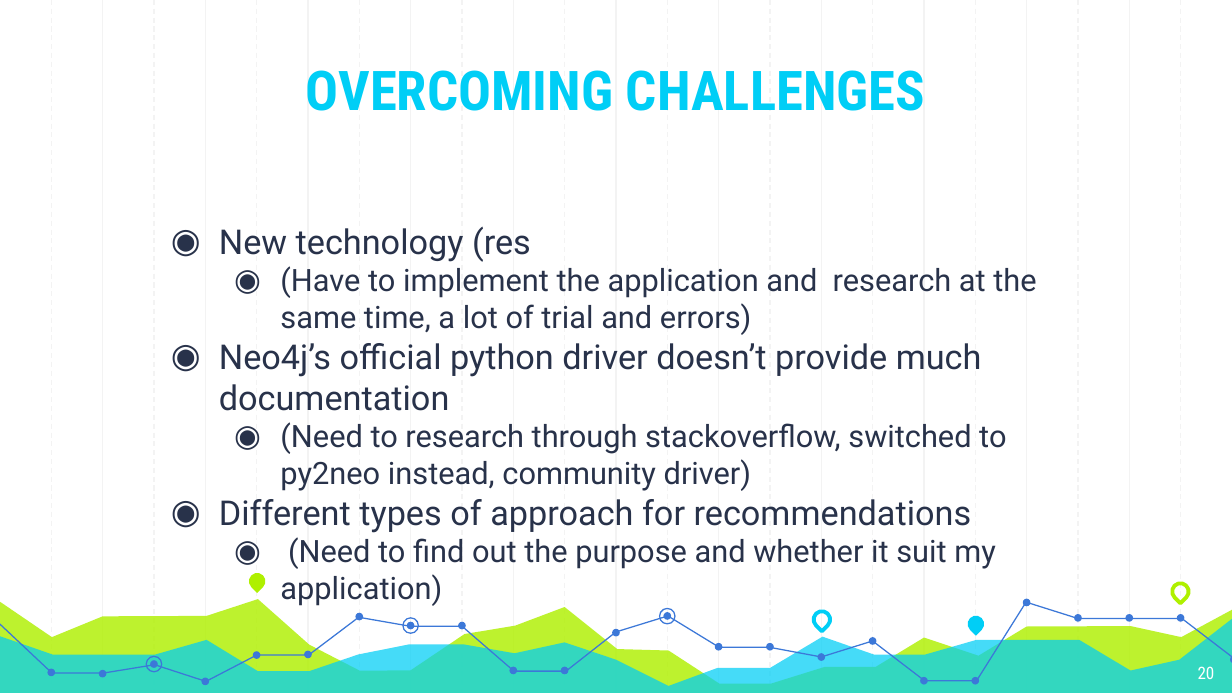
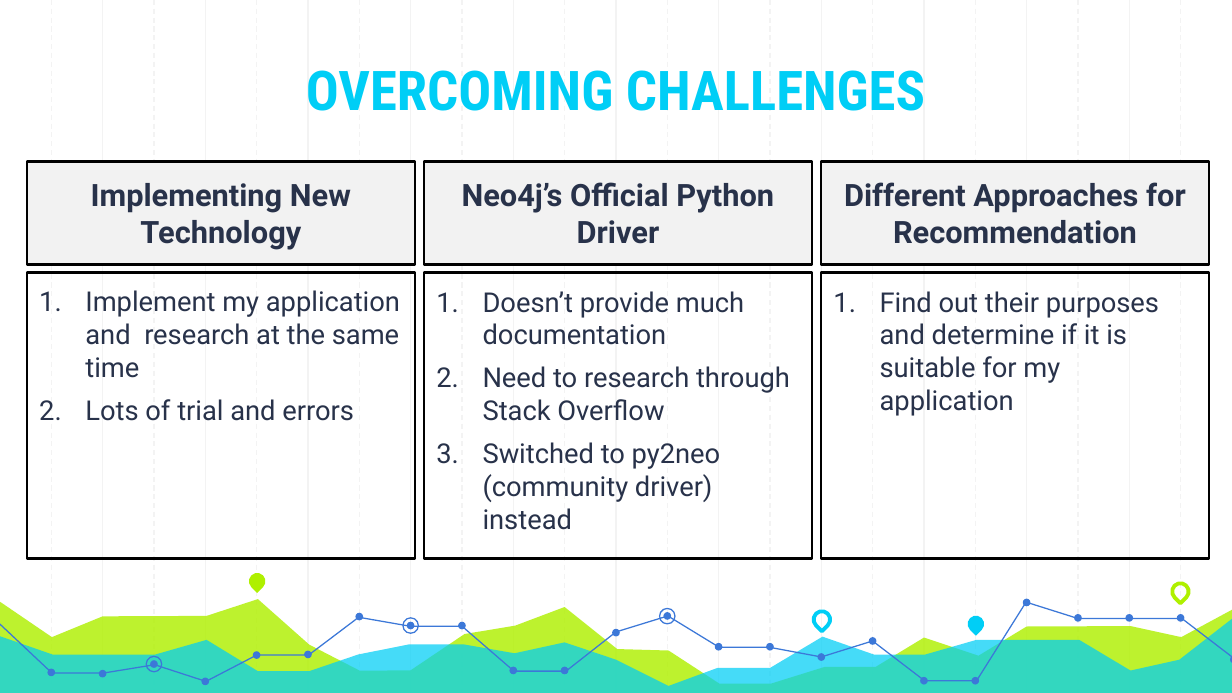
Before and after one commit to Andyayk/app, a slide deck: slide 20 of Graph Based Search Version 2.pptx. Drawn at 1232x693 pixels with LibreOffice and Linux fonts; fonts in the diff are those of the drawing. Boxes give left, top, right and bottom in pixels: in the first picture for what was removed or moved away, otherwise in the second. Text is boxed around its words. In the diff, an @@ line names an element or a change of style, - is before the commit and + after.

Commit message:
- update presentation

```diff
--- a/Graph Based Search Version 2.pptx
+++ b/Graph Based Search Version 2.pptx
@@ rectangle added at (27,161,415,265), fill #F2F2F2, outline #000000 1.5 pt, 18 pt, text #28324A, bold @@
+Implementing New Technology
@@ rectangle added at (424,161,812,265), fill #F2F2F2, outline #000000 1.5 pt, 18 pt, text #28324A, bold @@
+Neo4j’s Official Python Driver
@@ rectangle added at (821,161,1209,265), fill #F2F2F2, outline #000000 1.5 pt, 18 pt, text #28324A, bold @@
+Different Approaches for Recommendation
@@ text removed at (219,227,1036,606) @@
-◉ New technology (res
-  ◉ (Have to implement the application and research at the same time, a lot of trial and errors)
-◉ Neo4j’s official python driver doesn’t provide much documentation
-  ◉ (Need to research through stackoverflow, switched to py2neo instead, community driver)
-◉ Different types of approach for recommendations
-  ◉ (Need to find out the purpose and whether it suit my application)
@@ rectangle added at (27,272,415,558), outline #000000 1.5 pt, 16 pt, text #28324A @@
+1. Implement my application and research at the same time
+2. Lots of trial and errors
@@ text added at (424,272,812,558), outline #000000 1.5 pt, 16 pt, text #28324A @@
+1. Doesn’t provide much documentation
+2. Need to research through Stack Overflow
+3. Switched to py2neo (community driver) instead
@@ text added at (821,272,1209,558), outline #000000 1.5 pt, 16 pt, text #28324A @@
+1. Find out their purposes and determine if it is suitable for my application
@@ page number rewrapped from (1198,666,1215,679) to (1198,619,1215,623) @@
```
Also in this commit, not shown: 1 other slide changed.
